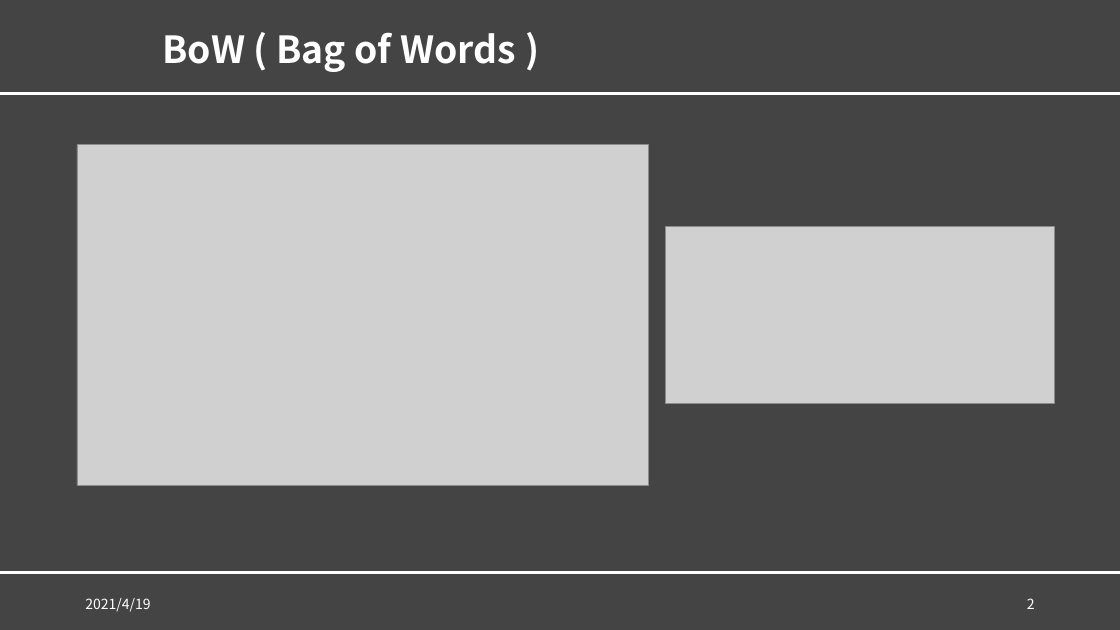
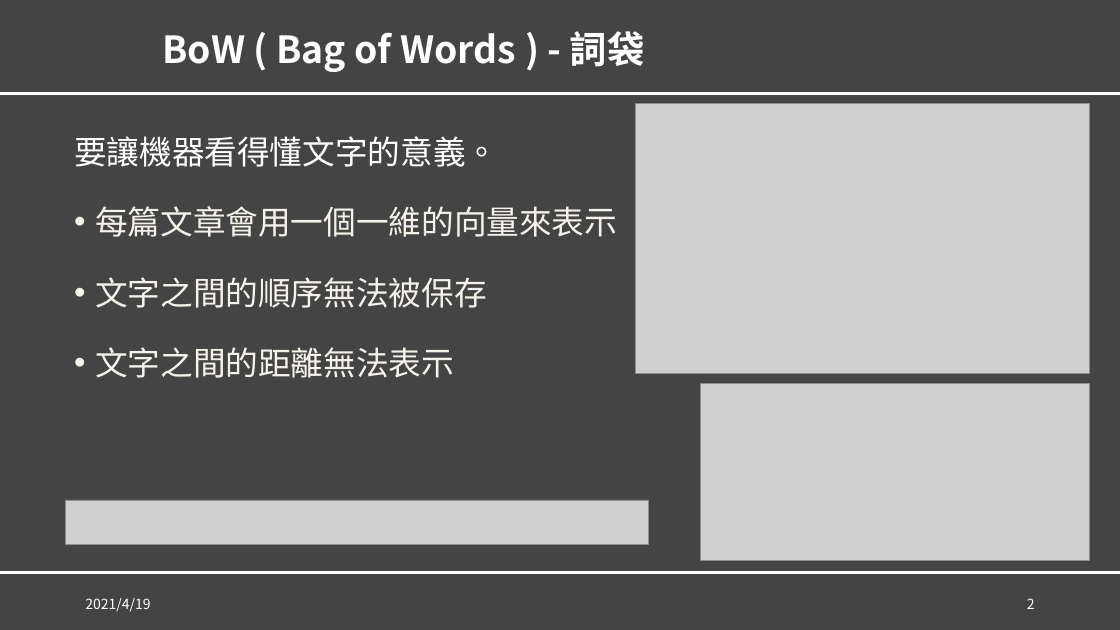
Before and after one commit to YuCheng21/nkust-data-science, a slide deck: slide 2 of Mid-Project/Mid-Project.pptx. Drawn at 1120x630 pixels with LibreOffice and Linux fonts; fonts in the diff are those of the drawing; grey boxes stand for pictures; background and template pictures are left out. Boxes give left, top, right and bottom in pixels: in the first picture for what was removed or moved away, otherwise in the second. Text is boxed around its words. In the diff, an @@ line names an element or a change of style, - is before the commit and + after.

```diff
--- a/Mid-Project/Mid-Project.pptx
+++ b/Mid-Project/Mid-Project.pptx
@@ title at (x1=162, y1=31, x2=645, y2=72): text changed @@
-BoW ( Bag of Words )
+BoW ( Bag of Words ) - 詞袋
@@ picture resized from (x1=77, y1=145, x2=649, y2=485) to (x1=636, y1=103, x2=1090, y2=373) @@
@@ text added at (x1=74, y1=136, x2=617, y2=378), 28 pt, text #F5F2EB @@
+要讓機器看得懂文字的意義。
+• 每篇文章會用一個一維的向量來表示
+• 文字之間的順序無法被保存
+• 文字之間的距離無法表示
@@ picture moved from (x1=665, y1=227, x2=1054, y2=403) to (x1=701, y1=384, x2=1090, y2=560) @@
@@ picture added at (x1=66, y1=500, x2=649, y2=544) @@
```
Also in this commit, not shown: 2 other slides changed, 1 slide removed.
